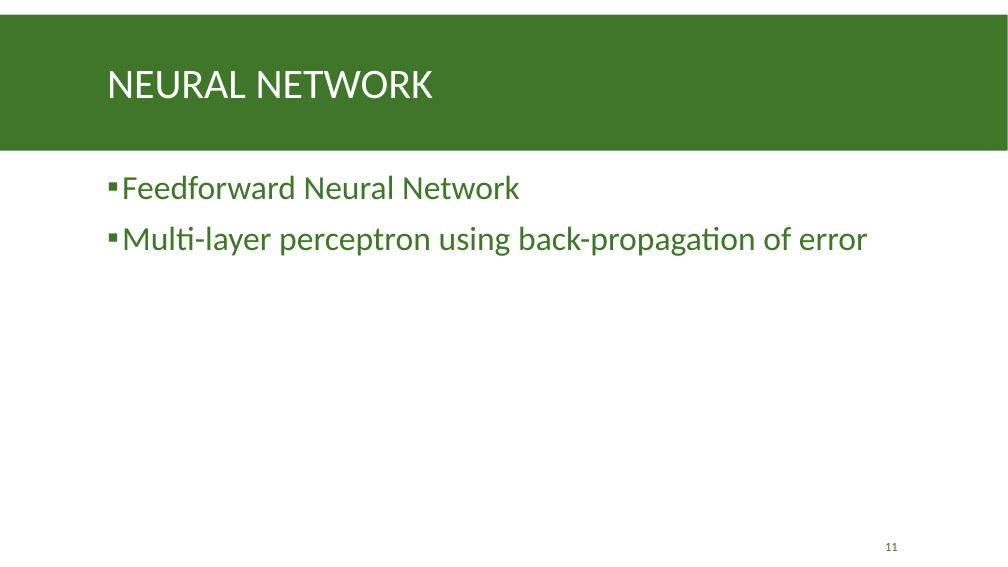
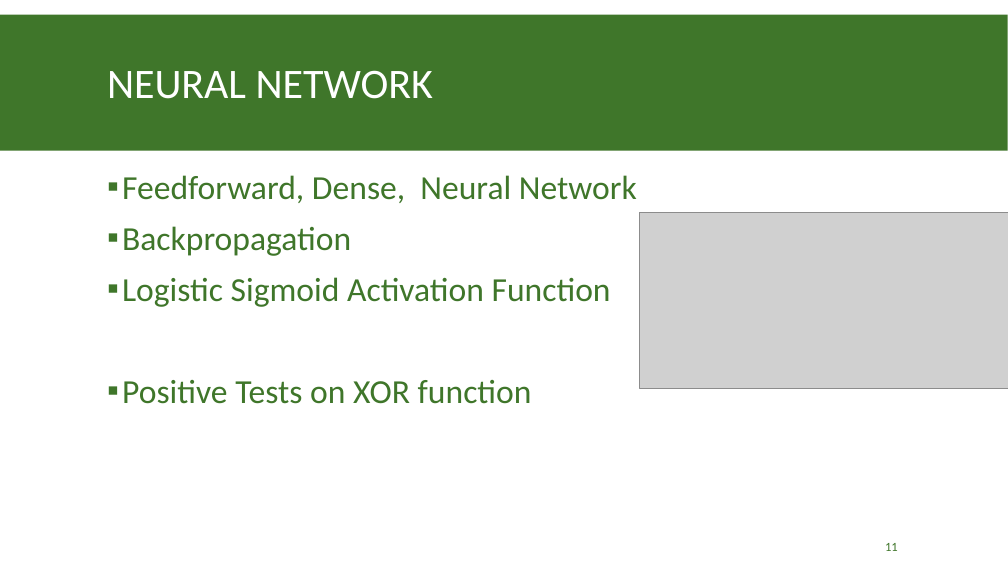
Before and after one commit to tneely/epileptic_dogs, a slide deck: slide 11 of milestone/Epileptic Seizure Prediction Mile Stone Presentation.pptx. Drawn at 1008x567 pixels with LibreOffice and Linux fonts; fonts in the diff are those of the drawing; grey boxes stand for pictures. Boxes give left, top, right and bottom in pixels: in the first picture for what was removed or moved away, otherwise in the second. Text is boxed around its words. In the diff, an @@ line names an element or a change of style, - is before the commit and + after.

Commit message:
added to ppt

```diff
--- a/milestone/Epileptic Seizure Prediction Mile Stone Presentation.pptx
+++ b/milestone/Epileptic Seizure Prediction Mile Stone Presentation.pptx
@@ text at [122,175,637,404]: text changed @@
-▪ Feedforward Neural Network
-▪ Multi-layer perceptron using back-propagation of error
+▪ Feedforward, Dense, Neural Network
+▪ Backpropagation
+▪ Logistic Sigmoid Activation Function
+▪ Positive Tests on XOR function
@@ picture added at [640,212,1008,389] @@
```
Also in this commit, not shown: 1 other slide changed, 3 slides added.
